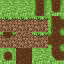
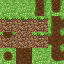
The second 64×64 image is a revision of the first. Changes to its layers:
painted on "dirt.png" over [50, 49, 62, 62]
